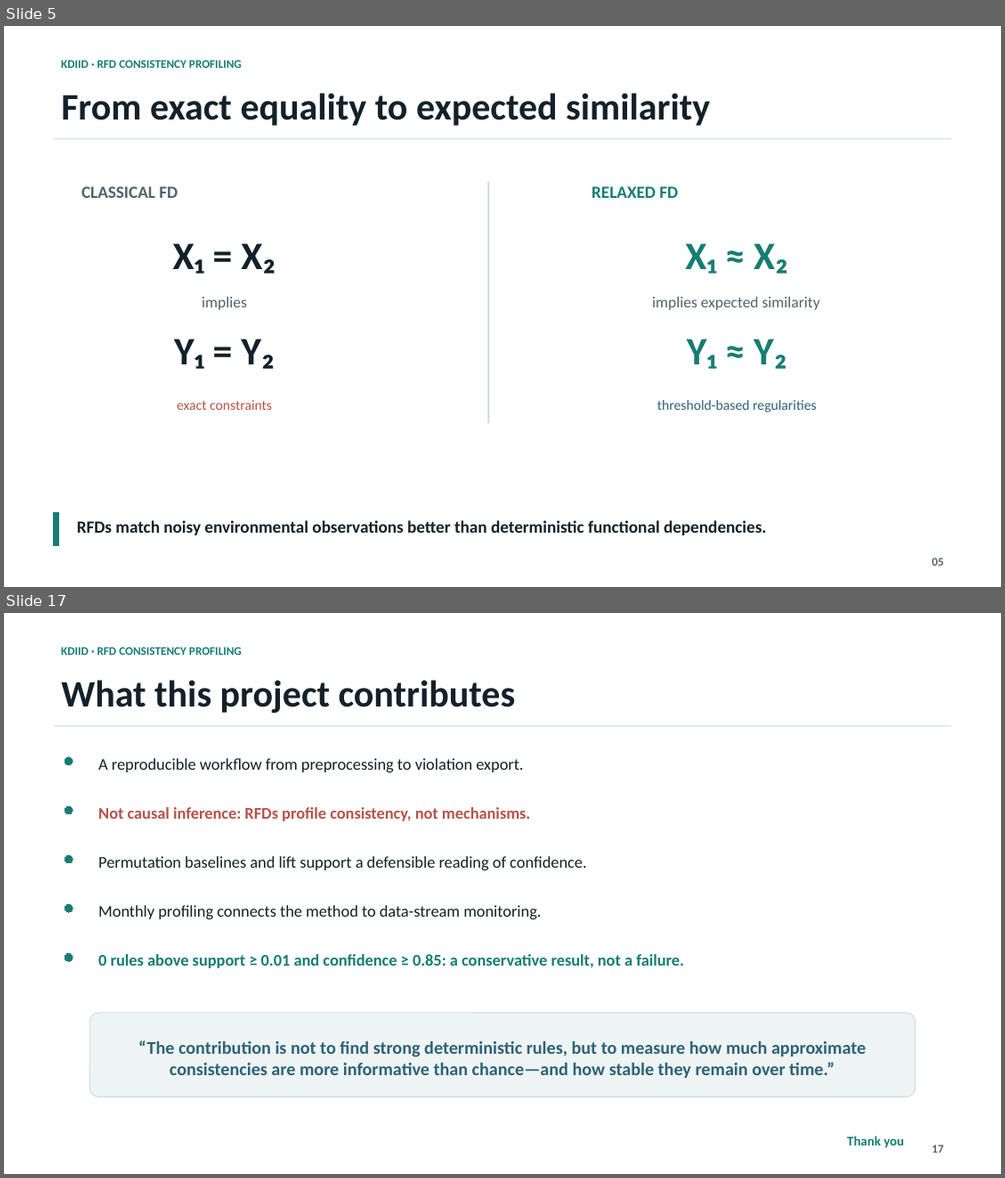
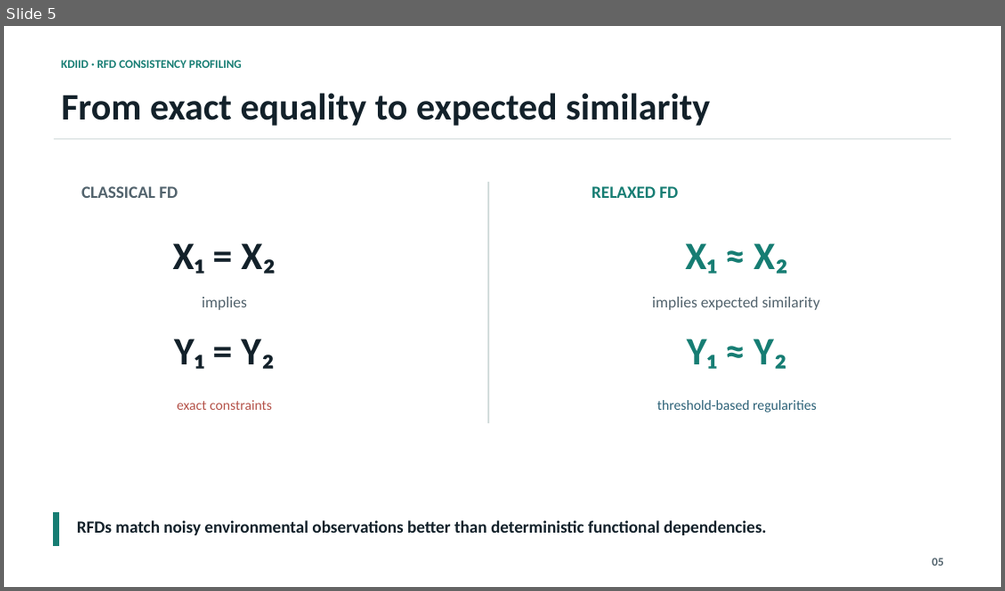
Before and after one commit to matthew-2000/rfd-urban-digital-twin, a slide deck: presentation/kdiid_rfd_presentation.pptx. Shown one above the other, each under a label of ours: slides 5 and 17 before the commit, slide 5 after it; the slides between them are not shown. The pictures are 1005x1178 and 1005x591 pixels, drawn with LibreOffice and Linux fonts; fonts in the diff are those of the drawing. Boxes give left, top, right and bottom in pixels: in the first picture for what was removed or moved away, otherwise in the second. Text is boxed around its words. In the diff, an @@ line names an element or a change of style, - is before the commit and + after.

```diff
--- a/presentation/kdiid_rfd_presentation.pptx
+++ b/presentation/kdiid_rfd_presentation.pptx
@@ slide 17 removed at (4, 613, 1001, 1174), background #FFFFFF @@
@@ text removed at (61, 647, 242, 655) @@
-KDIID · RFD CONSISTENCY PROFILING
@@ text removed at (61, 680, 516, 713) @@
-What this project contributes
@@ line removed from (54, 726) to (952, 726) @@
@@ ellipse removed at (65, 757, 72, 765) @@
@@ text removed at (98, 758, 523, 772) @@
-A reproducible workflow from preprocessing to violation export.
@@ ellipse removed at (65, 806, 72, 813) @@
@@ text removed at (98, 807, 530, 821) @@
-Not causal inference: RFDs profile consistency, not mechanisms.
@@ ellipse removed at (65, 855, 72, 863) @@
@@ text removed at (98, 856, 586, 870) @@
-Permutation baselines and lift support a defensible reading of confidence.
@@ ellipse removed at (65, 905, 72, 912) @@
@@ text removed at (98, 905, 541, 919) @@
-Monthly profiling connects the method to data-stream monitoring.
@@ ellipse removed at (65, 953, 72, 961) @@
@@ text removed at (98, 954, 684, 968) @@
-0 rules above support ≥ 0.01 and confidence ≥ 0.85: a conservative result, not a failure.
@@ rounded rectangle removed at (90, 1013, 915, 1096) @@
@@ text removed at (138, 1040, 866, 1078) @@
-“The contribution is not to find strong deterministic rules, but to measure how much approximate consistencies are more informative than chance—and how stable they remain over time.”
@@ text removed at (847, 1135, 904, 1148) @@
-Thank you
@@ text removed at (931, 1144, 943, 1152) @@
-17
```
Also in this commit, not shown: 12 slides changed, 3 slides added, 1 other slide removed, 28 other files.
